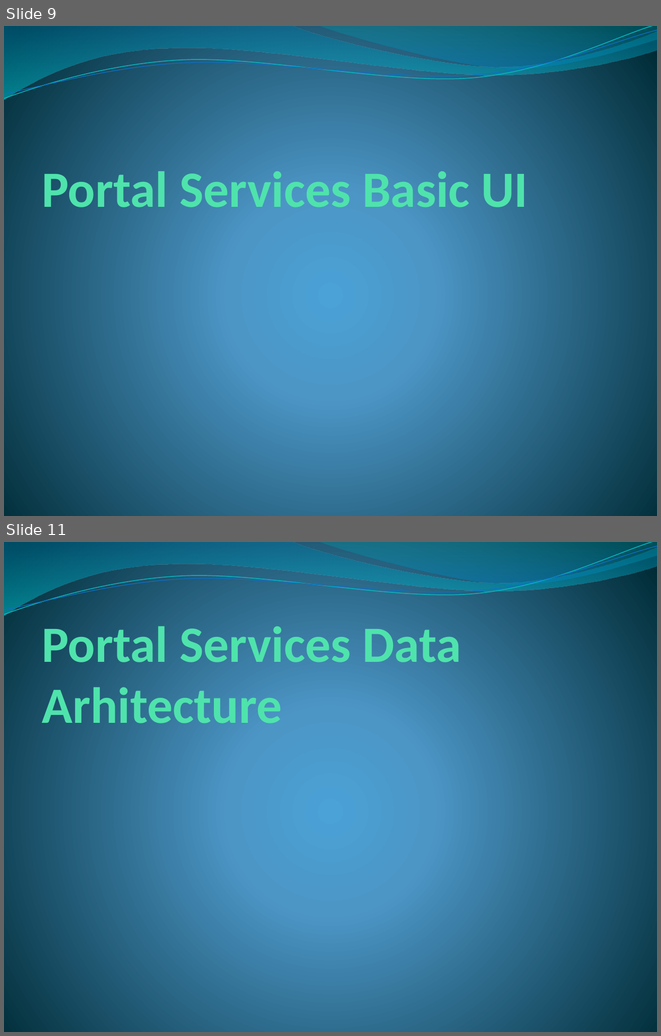
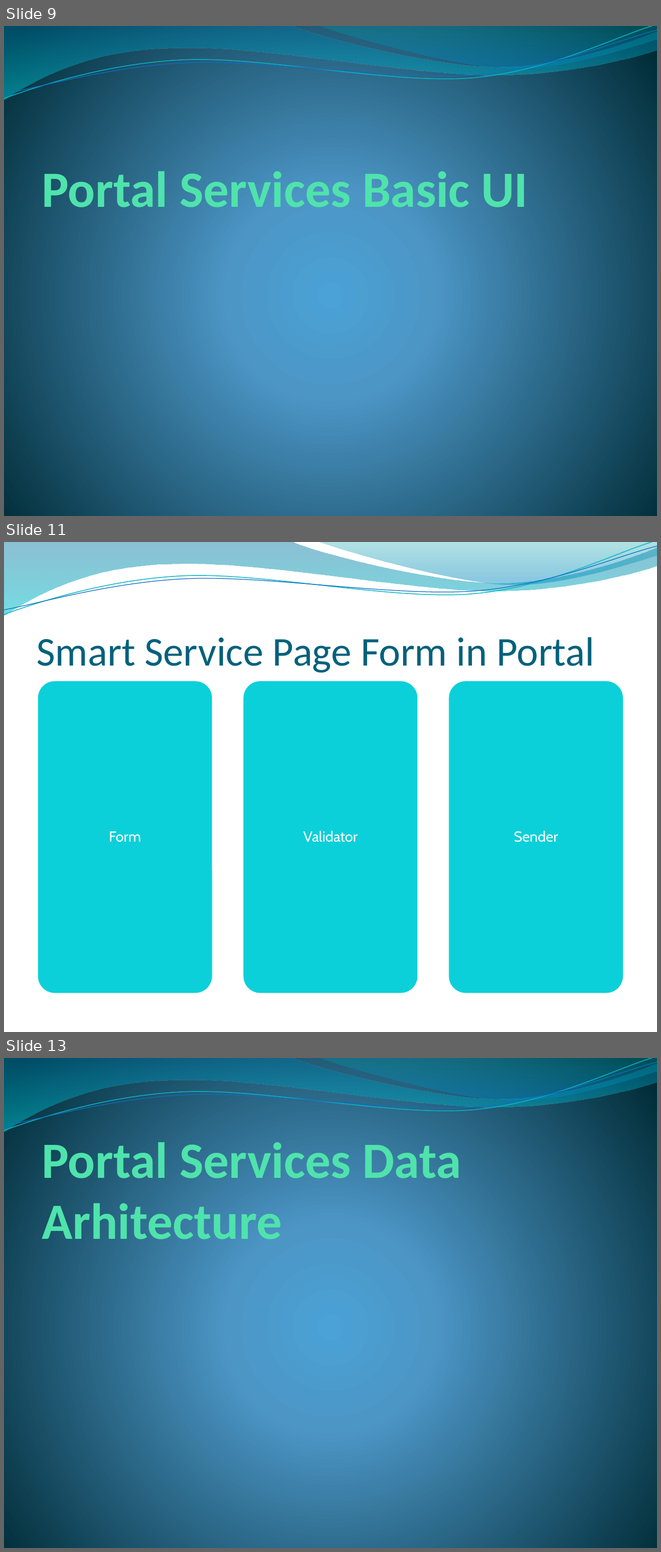
Before and after one commit to Serzol64/investportalAplex, a slide deck: PortalServices.pptx. Shown one above the other, each under a label of ours: slides 9 and 11 before the commit, slides 9, 11 and 13 after it; the slides between them are not shown. The pictures are 661x1036 and 661x1552 pixels, drawn with LibreOffice and Linux fonts; fonts in the diff are those of the drawing; background and template pictures are left out. Boxes give left, top, right and bottom in pixels: in the first picture for what was removed or moved away, otherwise in the second. Text is boxed around its words. In the diff, an @@ line names an element or a change of style, - is before the commit and + after.

Commit message:
Service Page Prestart Markup

```diff
--- a/PortalServices.pptx
+++ b/PortalServices.pptx
@@ slide 11 added at (4,542,657,1032), background picture (left out); not listed: 4 template elements that a slide beside it also shows @@
@@ title added at (37,637,594,673), 45 pt, text #04617B @@
+Smart Service Page Form in Portal
@@ group added at (37,680,624,994): 3 rounded rectangles, 3 texts @@
+Form
+Validator
+Sender
@@ what was slide 11 is now slide 13 @@
```
Also in this commit, not shown: 5 slides changed, 1 other slide added, 4 other files.
